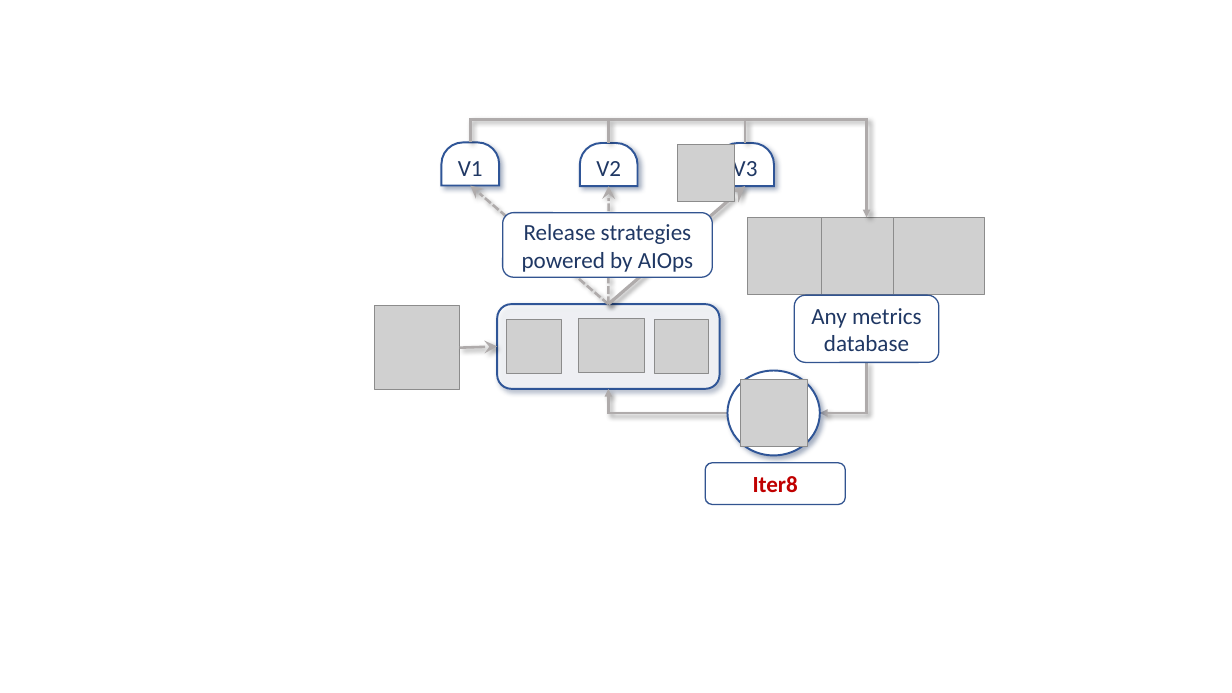
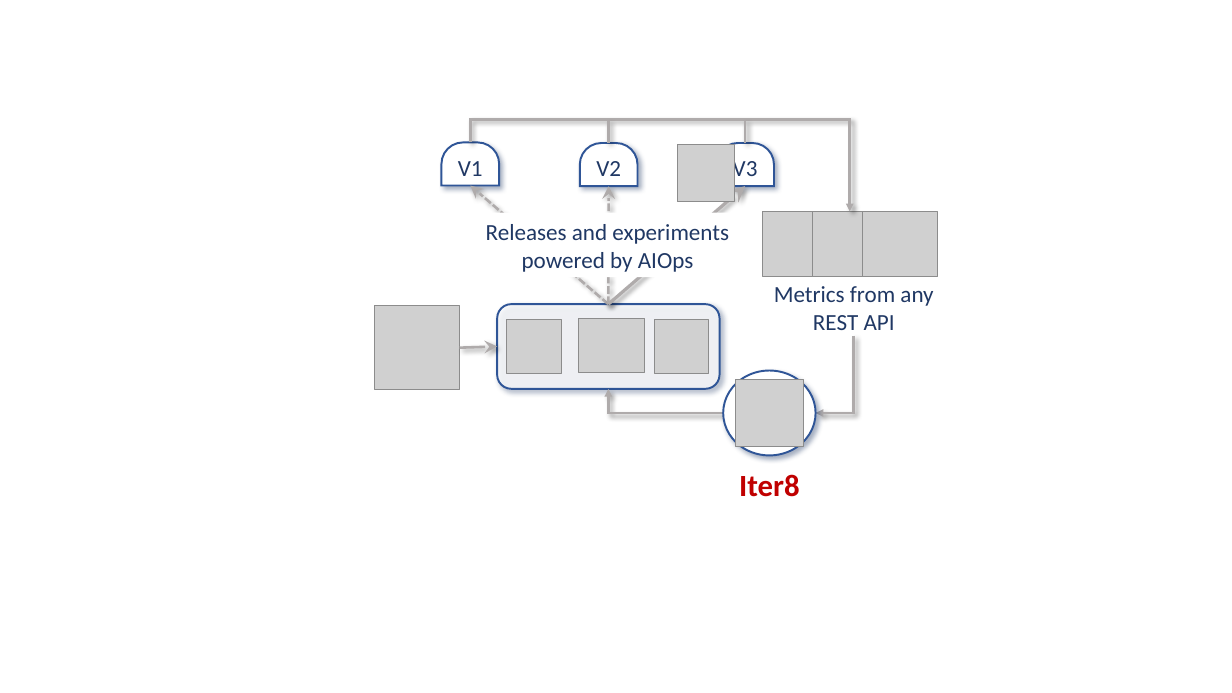
Before and after one commit to iter8-tools/iter8, a slide deck: slide 15 of mkdocs/src/assets/images/iter8++images.pptx. Drawn at 1232x693 pixels with LibreOffice and Linux fonts; fonts in the diff are those of the drawing; grey boxes stand for pictures. Boxes give left, top, right and bottom in pixels: in the first picture for what was removed or moved away, otherwise in the second. Text is boxed around its words. In the diff, an @@ line names an element or a change of style, - is before the commit and + after.

Commit message:
Restapi (#536)
* rest api

* new images

```diff
--- a/mkdocs/src/assets/images/iter8++images.pptx
+++ b/mkdocs/src/assets/images/iter8++images.pptx
@@ elbow arrow moved from (470, 142) - (867, 217) to (470, 142) - (850, 212) @@
@@ text "Releases and experiments powered by ...": place and size @@
-text "Releases and experiments powered by ..." at bbox=[503, 213, 713, 277]
+text "Releases and experiments powered by ..." at bbox=[486, 224, 729, 272]
@@ text "Releases and experiments powered by ..." at bbox=[486, 224, 729, 272]: outline #325491 1 pt to none @@
@@ text at bbox=[486, 224, 729, 272]: text changed @@
-Release strategies powered by AIOps
+Releases and experiments powered by AIOps
@@ picture: place and size @@
-picture at bbox=[748, 217, 838, 294]
+picture at bbox=[763, 212, 838, 276]
@@ picture: place and size @@
-picture at bbox=[822, 217, 912, 294]
+picture at bbox=[812, 212, 887, 276]
@@ picture: place and size @@
-picture at bbox=[894, 217, 984, 294]
+picture at bbox=[863, 212, 938, 276]
@@ rounded rectangle "Metrics from any REST API" at bbox=[758, 279, 949, 335]: outline #325491 1 pt to none @@
@@ rounded rectangle "Metrics from any REST API": place and size @@
-rounded rectangle "Metrics from any REST API" at bbox=[795, 295, 939, 362]
+rounded rectangle "Metrics from any REST API" at bbox=[758, 279, 949, 335]
@@ text in rounded rectangle at bbox=[774, 286, 933, 337]: text changed @@
-Any metrics database
+Metrics from any REST API
@@ elbow arrow moved from (867, 362) - (820, 413) to (854, 335) - (816, 413) @@
@@ elbow arrow moved from (727, 413) - (608, 389) to (724, 413) - (608, 389) @@
@@ 1 picture, 1 ellipse, 1 text: place and size @@
-1 picture, 1 ellipse, 1 text at bbox=[705, 371, 846, 505]
+1 picture, 1 ellipse, 1 text at bbox=[724, 371, 816, 497]
@@ text "Iter8" at bbox=[739, 474, 800, 497]: size 18 to 24 pt; outline #325491 1 pt to none @@
```
Also in this commit, not shown: 4 other files.
